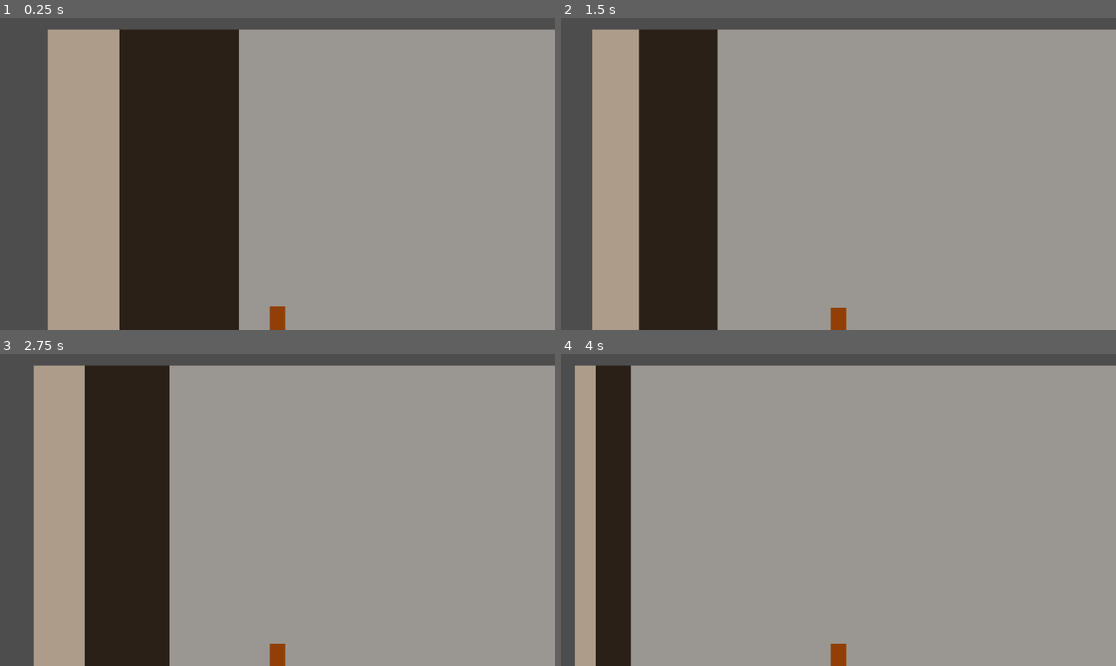
Above: before the commit, frames 1-4 (two rows, left to right).
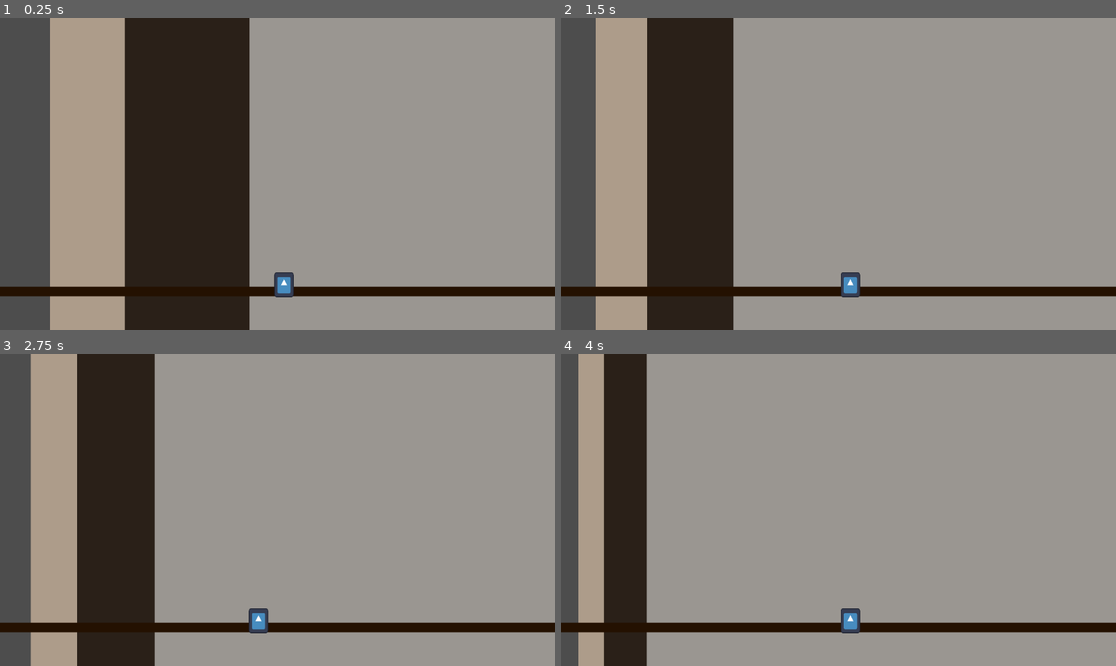
Above: after the commit, the same moments.

Repository: jbndct/After-School
Game: Godot game, scene res://scenes/street_day2.tscn
Two runs of this game, one before a commit and one after it. Both use one fixed random seed, a clock stepped at 60 frames per second and the inputs below. This scene is started directly instead of the project's main scene. The engine's default icon, where the game draws it, is replaced by a stand-in: a white triangle on a blue panel in a dark square.
Inputs (mouse positions are in pixels of both pictures, inside the frame that each line leads up to):
- Up to frame 1 (0.25 s): no input
- Up to frame 2 (1.5 s): move the mouse to (960, 158) at 0.52 s; hold D (move_right) from 0.53 s (still down); click (960, 158) at 0.67 s; move the mouse to (727, 189) at 1.27 s
- Up to frame 3 (2.75 s): move the mouse to (333, 441) at 2.02 s; release D (move_right) at 2.03 s; hold Left (move_left) from 2.03 s (still down)
- Up to frame 4 (4 s): move the mouse to (810, 572) at 2.77 s; release Left (move_left) at 2.78 s; hold D (move_right) from 2.78 s (still down); click (810, 572) at 2.92 s; move the mouse to (1005, 556) at 3.52 s

The runs differ from the first frame. In frame 1, 9.6% of the frame differs, in the area x 0-100%, y 0-100%; in frame 2, 12%; in frame 3, 11%; in frame 4, 12%.

Commit message:
Add guardpost, registrar, and school scenes
Introduce new scene scripts and scenes for guardpost, registrar, and school day flow. Added guardpost.gd, registrar.gd, school_day_1.gd and corresponding .tscn/.uid files, each instancing the DialogueBox and advancing to the next scene on dialogue finish (guardpost -> SugalHub, registrar -> ending, school_day1 -> street_day_1_evening). Update Player.tscn to add a sprite texture and transform for the player visual. Refactor street_day2 to instance the Player.tscn PackedScene (removing the inline player node and manual collision/color rect subresources) and simplify street.gd by removing hardcoded player collision/rect setup and adjusting player start position. Also update street_day_1_morning to point to the new school_day1.tscn. GameState hooks are used to grant money (receive_paycheck, receive_dante_loan) during scenes.

Diff:
--- a/scenes/Player.tscn
+++ b/scenes/Player.tscn
@@ -1,6 +1,7 @@
 [gd_scene format=3 uid="uid://dfrd31wjhtut6"]
 
 [ext_resource type="Script" uid="uid://6yqcjhu0cpsh" path="res://scenes/Player.gd" id="1_p0vlq"]
+[ext_resource type="Texture2D" uid="uid://doqikr5aarllv" path="res://icon.svg" id="2_v6fml"]
 
 [sub_resource type="CapsuleShape2D" id="CapsuleShape2D_v6fml"]
 
@@ -8,6 +9,9 @@
 script = ExtResource("1_p0vlq")
 
 [node name="Sprite2D" type="Sprite2D" parent="." unique_id=592752671]
+position = Vector2(-8.125, 11.000002)
+scale = Vector2(0.31445313, 0.40625003)
+texture = ExtResource("2_v6fml")
 
 [node name="CollisionShape2D" type="CollisionShape2D" parent="." unique_id=110172285]
 shape = SubResource("CapsuleShape2D_v6fml")
--- /dev/null
+++ b/scenes/guardpost.gd
@@ -0,0 +1,18 @@
+extends Node2D
+
+@onready var dialogue_box = $DialogueBox
+const NEXT_SCENE = "res://scenes/SugalHub.tscn"
+
+func _ready() -> void:
+	# Give the player their salary so they have the 1000 peso cushion
+	GameState.receive_paycheck()
+
+	dialogue_box.play([
+		{ "speaker": "", "text": "Eight hours. Just me and the logbook." },
+		{ "speaker": "", "text": "[ Paycheck Received: ₱6,500 ]" },
+		{ "speaker": "", "text": "Total balance: ₱16,000. Tuition is ₱15,000." },
+		{ "speaker": "", "text": "I have ₱1,000 to spare. And a lot of time to kill. Boringgggg"}
+	], _on_dialogue_finished)
+
+func _on_dialogue_finished() -> void:
+	get_tree().change_scene_to_file(NEXT_SCENE)
--- a/scenes/guardpost.tscn
+++ b/scenes/guardpost.tscn
@@ -1,9 +1,16 @@
 [gd_scene format=3 uid="uid://cbyis58ngqb3e"]
 
-[ext_resource type="PackedScene" uid="uid://bqtov8uwgksqx" path="res://scenes/Placeholder.tscn" id="1_hc6mj"]
+[ext_resource type="Script" uid="uid://b4jjqkos2etca" path="res://scenes/guardpost.gd" id="1_prjcd"]
+[ext_resource type="PackedScene" uid="uid://dxaohdi5dqwd2" path="res://scenes/DialogueBox.tscn" id="2_vhfco"]
 
-[node name="Guardpost" type="Node2D" unique_id=880191435]
+[node name="Guardpost" type="Node2D" unique_id=1493447812]
+script = ExtResource("1_prjcd")
 
-[node name="PlaceholderUI" parent="." unique_id=1338268759 instance=ExtResource("1_hc6mj")]
-scene_name = "Work"
-next_scene = "res://scenes/SugalHub.tscn"
+[node name="CanvasLayer" type="CanvasLayer" parent="." unique_id=557540539]
+
+[node name="Label" type="Label" parent="CanvasLayer" unique_id=1723931524]
+offset_right = 40.0
+offset_bottom = 23.0
+text = "Guardpost Scene"
+
+[node name="DialogueBox" parent="." unique_id=274261236 instance=ExtResource("2_vhfco")]
--- /dev/null
+++ b/scenes/registrar.gd
@@ -0,0 +1,28 @@
+extends Node2D
+
+@onready var dialogue_box = $DialogueBox
+const NEXT_SCENE = "res://scenes/ending.tscn"
+
+func _ready() -> void:
+	var dialogue_lines = []
+
+	# Check if they have enough money for tuition
+	if GameState.hand < 15000:
+		dialogue_lines = [
+			{ "speaker": "REGISTRAR", "text": "Good morning. Tuition payment?" },
+			{ "speaker": "", "text": "..." },
+			{ "speaker": "", "text": "The phone. The balance. The number. It is not enough." },
+			{ "speaker": "REGISTRAR", "text": "I'm sorry. Without full payment we can't enroll you this semester." }
+		]
+	else:
+		dialogue_lines = [
+			{ "speaker": "REGISTRAR", "text": "Good morning. Tuition payment?" },
+			{ "speaker": "KUYA", "text": "Po. ₱15,000." },
+			{ "speaker": "", "text": "[ ₱15,000 sent ]" },
+			{ "speaker": "REGISTRAR", "text": "You're enrolled. Good luck this semester." }
+		]
+
+	dialogue_box.play(dialogue_lines, _on_dialogue_finished)
+
+func _on_dialogue_finished() -> void:
+	get_tree().change_scene_to_file(NEXT_SCENE)
--- a/scenes/registrar.tscn
+++ b/scenes/registrar.tscn
@@ -1,9 +1,16 @@
-[gd_scene format=3 uid="uid://c2j2tmd6fd8d6"]
+[gd_scene format=3 uid="uid://ct3ekaqasjvdv"]
 
-[ext_resource type="PackedScene" uid="uid://bqtov8uwgksqx" path="res://scenes/Placeholder.tscn" id="1_o1b1l"]
+[ext_resource type="Script" uid="uid://4uunytyxforn" path="res://scenes/registrar.gd" id="1_3o05l"]
+[ext_resource type="PackedScene" uid="uid://dxaohdi5dqwd2" path="res://scenes/DialogueBox.tscn" id="2_kbss6"]
 
-[node name="Registar" type="Node2D" unique_id=1195759037]
+[node name="Registrar" type="Node2D" unique_id=1493447812]
+script = ExtResource("1_3o05l")
 
-[node name="PlaceholderUI" parent="." unique_id=1338268759 instance=ExtResource("1_o1b1l")]
-scene_name = "Registrar "
-next_scene = "res://scenes/ending.tscn"
+[node name="CanvasLayer" type="CanvasLayer" parent="." unique_id=557540539]
+
+[node name="Label" type="Label" parent="CanvasLayer" unique_id=1723931524]
+offset_right = 40.0
+offset_bottom = 23.0
+text = "Registrar - Ending Scene"
+
+[node name="DialogueBox" parent="." unique_id=274261236 instance=ExtResource("2_kbss6")]
--- /dev/null
+++ b/scenes/school_day1.tscn
@@ -0,0 +1,16 @@
+[gd_scene format=3 uid="uid://d2e68l8icticf"]
+
+[ext_resource type="Script" uid="uid://d0ixxeb8bu0tn" path="res://scenes/school_day_1.gd" id="1_e7t1i"]
+[ext_resource type="PackedScene" uid="uid://dxaohdi5dqwd2" path="res://scenes/DialogueBox.tscn" id="2_nntrm"]
+
+[node name="SchoolDay1" type="Node2D" unique_id=1493447812]
+script = ExtResource("1_e7t1i")
+
+[node name="CanvasLayer" type="CanvasLayer" parent="." unique_id=557540539]
+
+[node name="Label" type="Label" parent="CanvasLayer" unique_id=1723931524]
+offset_right = 40.0
+offset_bottom = 23.0
+text = "School Day 1 Morning"
+
+[node name="DialogueBox" parent="." unique_id=274261236 instance=ExtResource("2_nntrm")]
--- /dev/null
+++ b/scenes/school_day_1.gd
@@ -0,0 +1,18 @@
+extends Node2D
+
+@onready var dialogue_box = $DialogueBox
+const NEXT_SCENE = "res://scenes/street_day_1_evening.tscn"
+
+func _ready() -> void:
+	dialogue_box.play([
+		{ "speaker": "DANTE", "text": "Magkano kulang mo?" },
+		{ "speaker": "KUYA", "text": "₱6,500. Hindi ko alam kung saan kukuhanin." },
+		{ "speaker": "DANTE", "text": "Padalhan na kita ng ₱7,500. Para may sobra ka pa." },
+		{ "speaker": "", "text": "[ E-Pera: ₱7,500 received ]" },
+		{ "speaker": "DANTE", "text": "Alam mo naman na magtitiwala ako sayo." }
+	], _on_dialogue_finished)
+
+func _on_dialogue_finished() -> void:
+	# This injects the 7500 into the global state before the next scene
+	GameState.receive_dante_loan()
+	get_tree().change_scene_to_file(NEXT_SCENE)
--- a/scenes/school_day_1.tscn
+++ /dev/null
@@ -1,9 +0,0 @@
-[gd_scene format=3 uid="uid://r5nc7lqdt8q4"]
-
-[ext_resource type="PackedScene" uid="uid://bqtov8uwgksqx" path="res://scenes/Placeholder.tscn" id="1_2qnob"]
-
-[node name="SchoolDay1" type="Node2D" unique_id=1831492294]
-
-[node name="Placeholder" parent="." unique_id=1338268759 instance=ExtResource("1_2qnob")]
-scene_name = "School"
-next_scene = "res://scenes/street_day_1_evening.tscn"
--- a/scenes/street.gd
+++ b/scenes/street.gd
@@ -9,8 +9,6 @@
 	$ParallaxBackground/"ParallaxLayer (near)"/ColorRect.size = Vector2(3840, 720)
 
 	# player rectangle and starting position
-	$Player/ColorRect.size = Vector2(32, 52)
-	$Player/ColorRect.position = Vector2(-16, -52)
 	$Player.position = Vector2(80, 600)
 
 	# floor rectangle
@@ -23,15 +21,8 @@
 	floor_shape.size = Vector2(4000, 20)
 	$Floor/CollisionShape2D.shape = floor_shape
 
-	# force the player collision shape size
-	var player_shape = RectangleShape2D.new()
-	player_shape.size = Vector2(32, 52)
-	$Player/CollisionShape2D.shape = player_shape
-
 	# Force the invisible collision boxes to perfectly match the drawn rectangles
 	$Floor/CollisionShape2D.position = Vector2(0, 0)
-	$Player/CollisionShape2D.position = Vector2(0, -26)
-
 	$Player.reached_end.connect(_on_player_reached_end)
 
 func _on_player_reached_end() -> void:
--- a/scenes/street_day2.tscn
+++ b/scenes/street_day2.tscn
@@ -1,14 +1,10 @@
 [gd_scene format=3 uid="uid://di6bfsv3jysp6"]
 
-[ext_resource type="Script" uid="uid://6yqcjhu0cpsh" path="res://scenes/Player.gd" id="1_cf0be"]
 [ext_resource type="Script" uid="uid://4og70nf28htg" path="res://scenes/street.gd" id="1_wrhdd"]
-[ext_resource type="Script" uid="uid://bdc2gnbl067s6" path="res://scenes/camera_2d.gd" id="3_kweip"]
+[ext_resource type="PackedScene" uid="uid://dfrd31wjhtut6" path="res://scenes/Player.tscn" id="3_ylelb"]
 
 [sub_resource type="RectangleShape2D" id="RectangleShape2D_t23v0"]
 size = Vector2(4000, 20)
-
-[sub_resource type="RectangleShape2D" id="RectangleShape2D_3ffmx"]
-size = Vector2(16, 26)
 
 [node name="StreetScene" type="Node2D" unique_id=1867167975]
 script = ExtResource("1_wrhdd")
@@ -51,17 +47,4 @@
 offset_bottom = 10.0
 color = Color(0.14117648, 0.06666667, 0.003921569, 1)
 
-[node name="Player" type="CharacterBody2D" parent="." unique_id=1348885061]
-script = ExtResource("1_cf0be")
-
-[node name="CollisionShape2D" type="CollisionShape2D" parent="Player" unique_id=389966840]
-shape = SubResource("RectangleShape2D_3ffmx")
-
-[node name="ColorRect" type="ColorRect" parent="Player" unique_id=399144416]
-offset_right = 32.0
-offset_bottom = 52.0
-color = Color(0.5686275, 0.24705882, 0.02745098, 1)
-
-[node name="Camera2D" type="Camera2D" parent="." unique_id=798652854 node_paths=PackedStringArray("target")]
-script = ExtResource("3_kweip")
-target = NodePath("../Player")
+[node name="Player" parent="." unique_id=1915667930 instance=ExtResource("3_ylelb")]
--- a/scenes/street_day_1_morning.tscn
+++ b/scenes/street_day_1_morning.tscn
@@ -12,7 +12,7 @@
 
 [node name="StreetScene" type="Node2D" unique_id=1867167975]
 script = ExtResource("1_pnf02")
-next_scene = "res://scenes/school_day_1.tscn"
+next_scene = "res://scenes/school_day1.tscn"
 
 [node name="ParallaxBackground" type="ParallaxBackground" parent="." unique_id=87778083]
 
Not shown, added: scenes/guardpost.gd.uid
Not shown, added: scenes/registrar.gd.uid
Not shown, added: scenes/school_day_1.gd.uid
